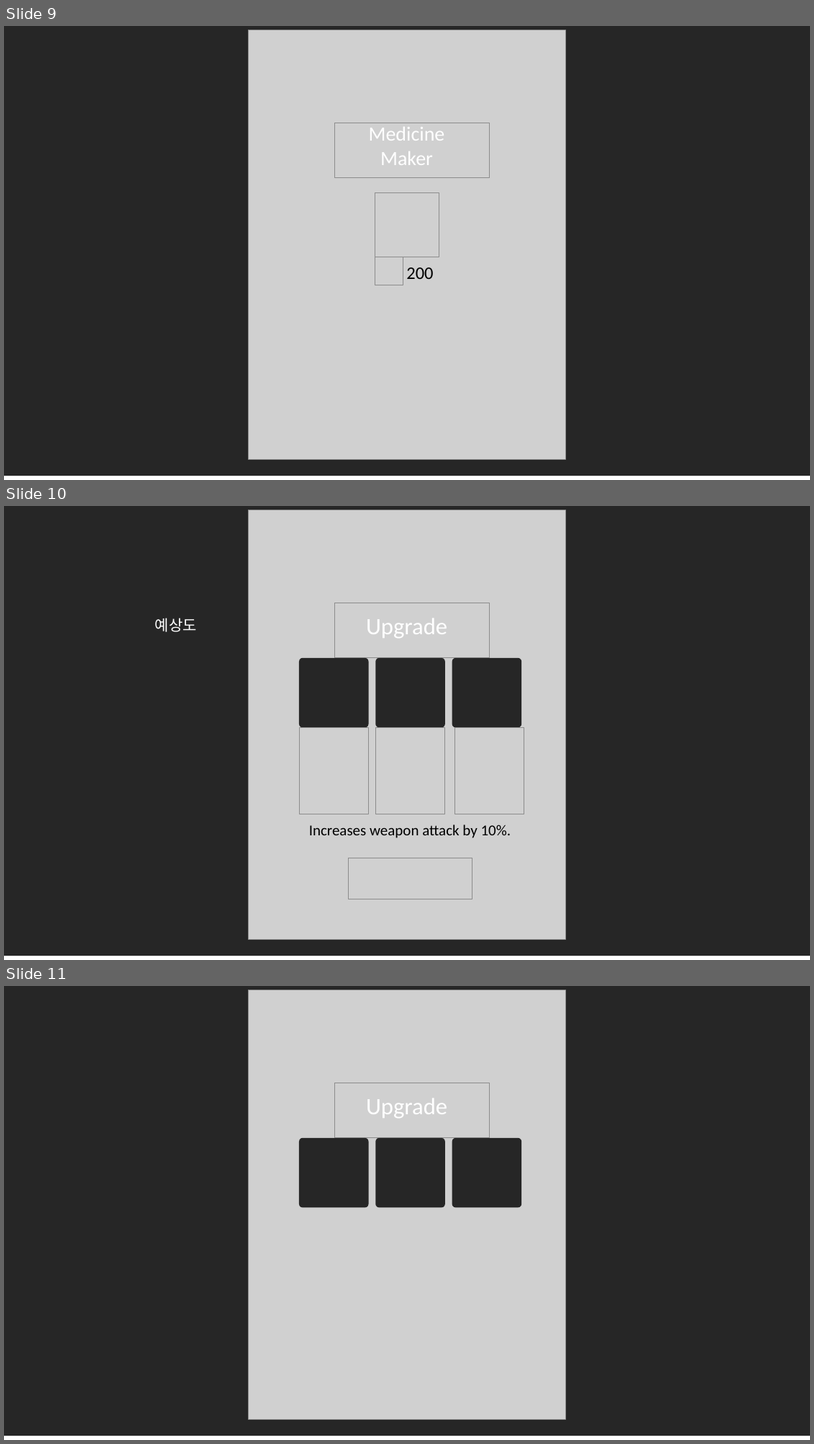
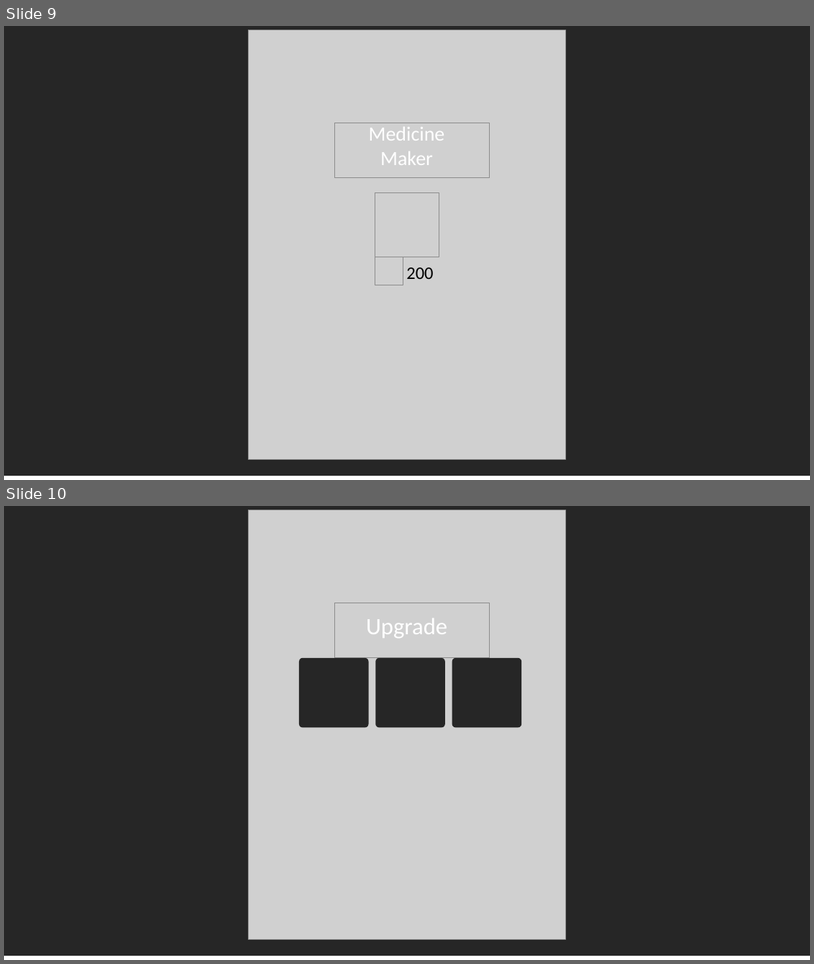
Before and after one commit to grootnam/PROJECT-SS, a slide deck: ui_design/ui_design.pptx. Shown one above the other, each under a label of ours: slides 9, 10 and 11 before the commit, slides 9 and 10 after it. The pictures are 814x1444 and 814x964 pixels, drawn with LibreOffice and Linux fonts; fonts in the diff are those of the drawing; grey boxes stand for pictures. Boxes give left, top, right and bottom in pixels: in the first picture for what was removed or moved away, otherwise in the second. Text is boxed around its words. In the diff, an @@ line names an element or a change of style, - is before the commit and + after.

```diff
--- a/ui_design/ui_design.pptx
+++ b/ui_design/ui_design.pptx
@@ slide 10 removed at <box>4,506,810,960</box>, background #FFFFFF @@
@@ rectangle removed at <box>4,506,810,955</box> @@
@@ picture removed at <box>249,510,566,939</box> @@
@@ picture removed at <box>335,602,490,658</box> @@
@@ text removed at <box>155,618,197,632</box> @@
-예상도
@@ text removed at <box>366,618,448,638</box> @@
-Upgrade
@@ rounded rectangle removed at <box>299,658,369,728</box> @@
@@ rounded rectangle removed at <box>376,658,445,728</box> @@
@@ rounded rectangle removed at <box>453,658,522,728</box> @@
@@ picture removed at <box>299,728,369,814</box> @@
@@ picture removed at <box>376,728,445,814</box> @@
@@ picture removed at <box>455,728,525,814</box> @@
@@ text removed at <box>309,824,512,838</box> @@
-Increases weapon attack by 10%.
@@ picture removed at <box>349,858,472,899</box> @@
@@ what was slide 11 is now slide 10 @@
```
Also in this commit, not shown: 1 slide added, 59 other files.
